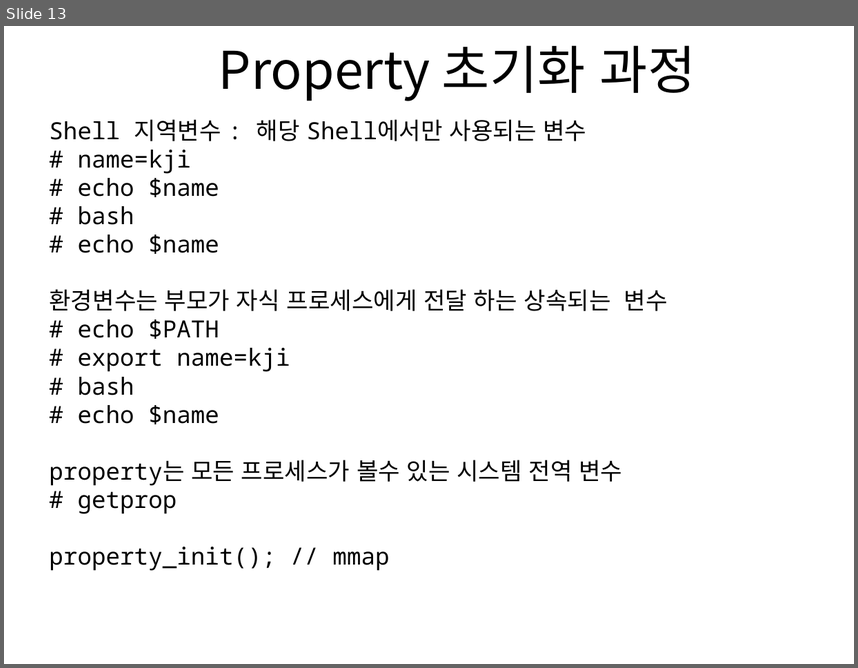
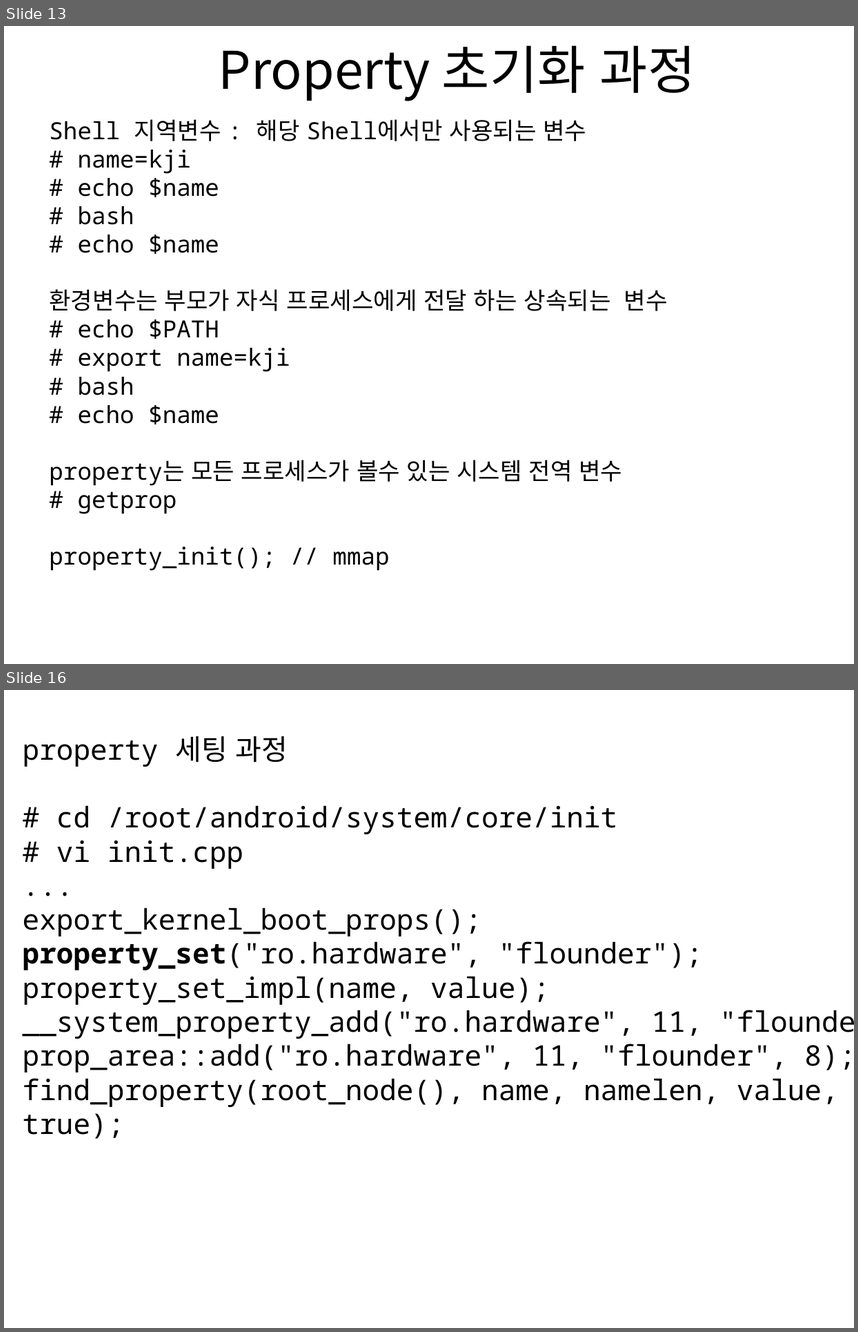
Before and after one commit to imguru-mooc/android-kernel, a slide deck: 04_day.pptx. Shown one above the other, each under a label of ours: slide 13 before the commit, slides 13 and 16 after it; the slides between them are not shown. The pictures are 858x668 and 858x1332 pixels, drawn with LibreOffice and Linux fonts; fonts in the diff are those of the drawing. Boxes give left, top, right and bottom in pixels: in the first picture for what was removed or moved away, otherwise in the second. Text is boxed around its words. In the diff, an @@ line names an element or a change of style, - is before the commit and + after.

```diff
--- a/04_day.pptx
+++ b/04_day.pptx
@@ slide 16 added at bbox=[4, 690, 854, 1328], background #FFFFFF @@
@@ text added at bbox=[23, 736, 854, 1107], 24 pt, text #000000 @@
+property 세팅 과정
+# cd /root/android/system/core/init
+# vi init.cpp
+...
+export_kernel_boot_props();
+property_set("ro.hardware", "flounder");
+property_set_impl(name, value);
+__system_property_add("ro.hardware", 11, "flounder", 8);
+prop_area::add("ro.hardware", 11, "flounder", 8);
+find_property(root_node(), name, namelen, value, valuelen, true);
```
Also in this commit, not shown: 2 slides changed, 5 other slides added, 2 other files.
